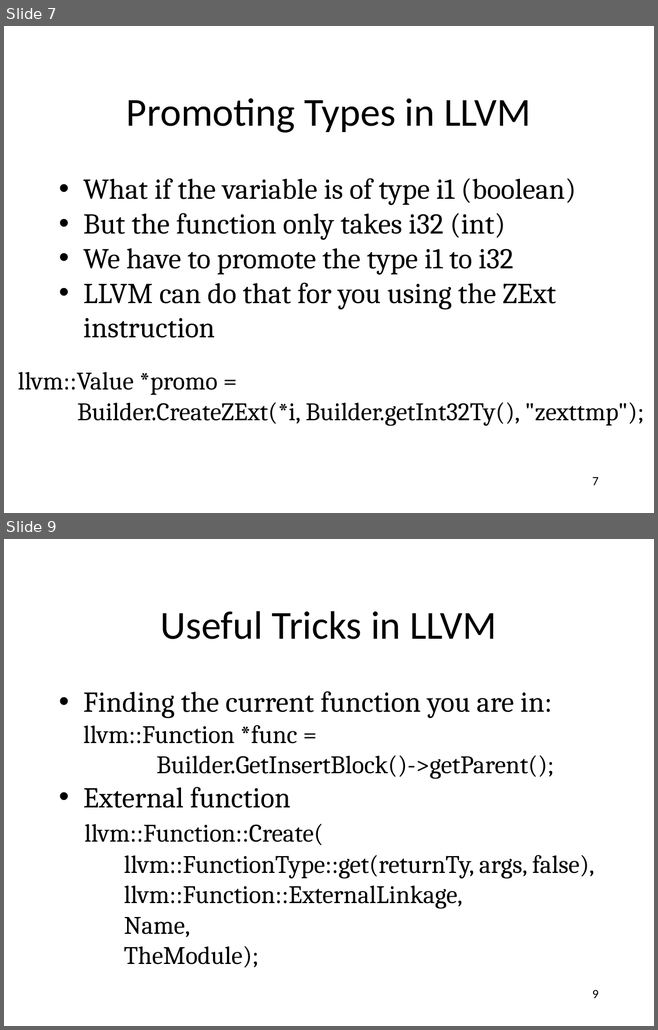
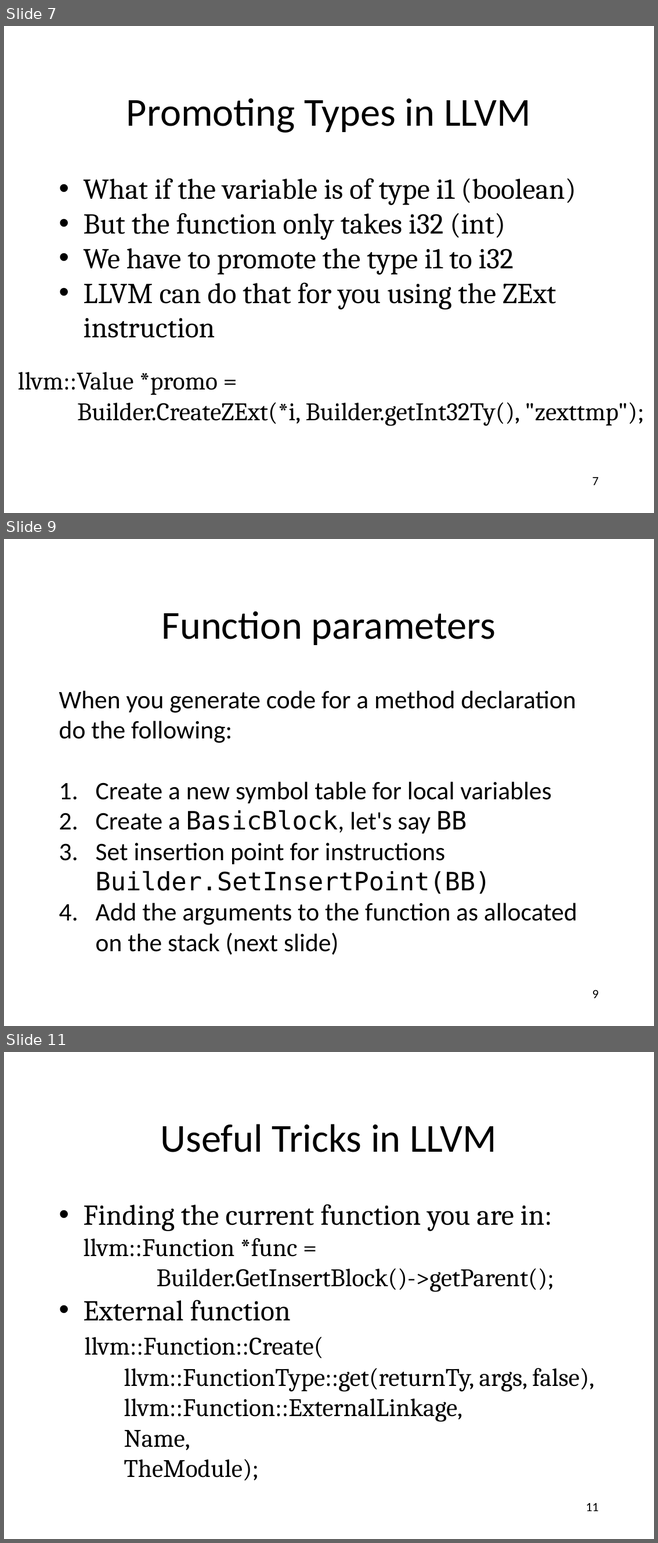
Before and after one commit to anoopsarkar/compilers-class, a slide deck: assets/ppt/codegen/decafLLVM.pptx. Shown one above the other, each under a label of ours: slides 7 and 9 before the commit, slides 7, 9 and 11 after it; the slides between them are not shown. The pictures are 658x1030 and 658x1543 pixels, drawn with LibreOffice and Linux fonts; fonts in the diff are those of the drawing. Boxes give left, top, right and bottom in pixels: in the first picture for what was removed or moved away, otherwise in the second. Text is boxed around its words. In the diff, an @@ line names an element or a change of style, - is before the commit and + after.

```diff
--- a/assets/ppt/codegen/decafLLVM.pptx
+++ b/assets/ppt/codegen/decafLLVM.pptx
@@ slide 9 added at (4,539,654,1026), background #FFFFFF @@
@@ title added at (162,611,495,645), 44 pt, text #000000 @@
+Function parameters
@@ text added at (59,690,577,955), 28 pt, text #000000 @@
+When you generate code for a method declaration do the following:
+1. Create a new symbol table for local variables
+2. Create a BasicBlock, let's say BB
+3. Set insertion point for instructions Builder.SetInsertPoint(BB)
+4. Add the arguments to the function as allocated on the stack (next slide)
@@ page number added at (592,990,598,998), 14 pt, text #000000 @@
+9
@@ what was slide 9 is now slide 11 @@
@@ page number at (586,1503,598,1511): text changed @@
-9
+11
```
Also in this commit, not shown: 1 slide changed, 1 other slide added, 1 other file.
